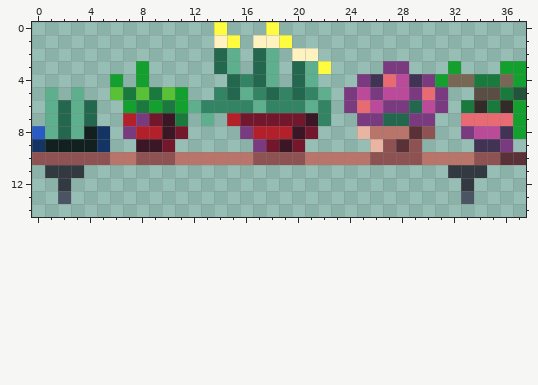
Pixel-art sprite, stored at images/shelf.png. Above is the file before it was changed.
The file is 38x15 pixels.
New version:
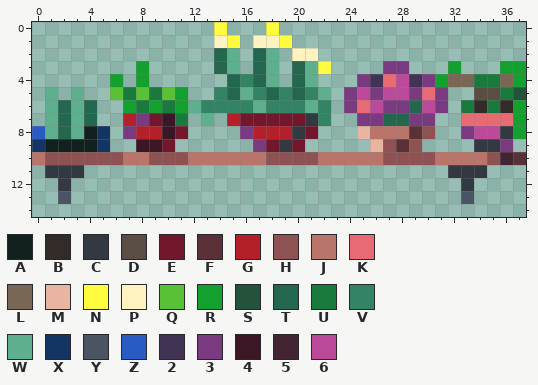
Palette (. is transparent): A #122020  B #322b28  C #333941  D #5a4e44  E #73172d  F #5b3138  G #b4202a  H #8e5252  J #ba756a  K #e86a73  L #796755  M #e9b5a3  N #fffc40  P #fef3c0  Q #59c135  R #14a02e  S #24523b  T #23674e  U #1a7a3e  V #328464  W #5daf8d  X #143464  Y #4a5462  Z #285cc4  2 #403353  3 #793a80  4 #3b1725  5 #422433  6 #bc4a9b
Difference:
{"y":7,"x":21,"old":"4","new":"C"}
{"y":8,"x":20,"old":"4","new":"C"}
{"y":8,"x":36,"old":"2","new":"C"}
{"y":9,"x":19,"old":"4","new":"C"}
{"y":9,"x":34,"old":"22","new":"CC"}
{"y":10,"x":0,"old":"H","new":"J"}
{"y":10,"x":6,"old":"J","new":"H"}
{"y":10,"x":8,"old":"H","new":"J"}
{"y":10,"x":11,"old":"J","new":"H"}
{"y":10,"x":17,"old":"H","new":"J"}
{"y":10,"x":21,"old":"J","new":"H"}
{"y":10,"x":26,"old":"H","new":"J"}
{"y":10,"x":30,"old":"J","new":"H"}
{"y":10,"x":34,"old":"H","new":"J"}
{"y":10,"x":36,"old":"F","new":"5"}
{"label":"changed","picture_box":[253,113,383,165]}
{"label":"changed","picture_box":[422,126,513,165]}
{"label":"changed","picture_box":[32,152,45,165]}
{"label":"changed","picture_box":[110,152,188,165]}
